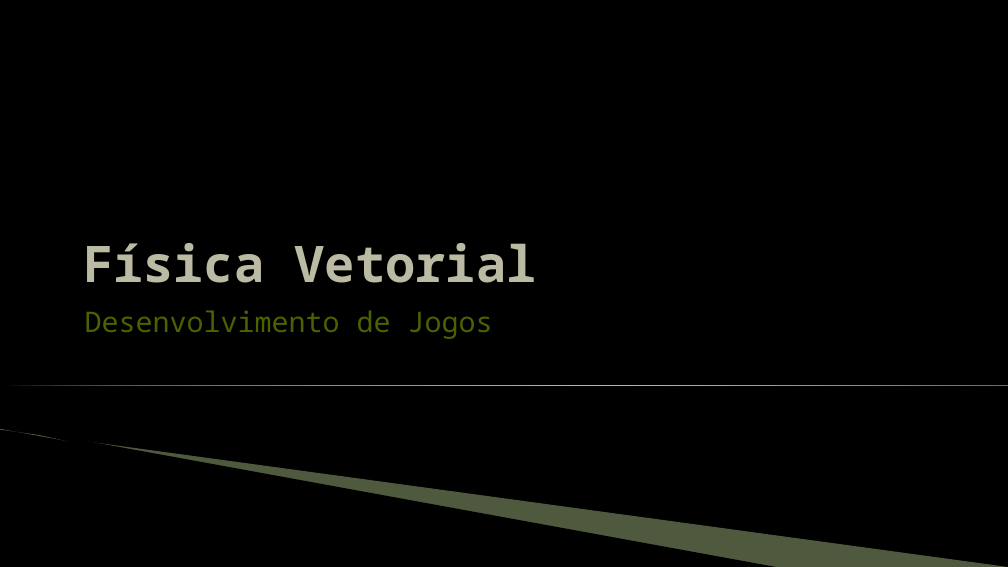
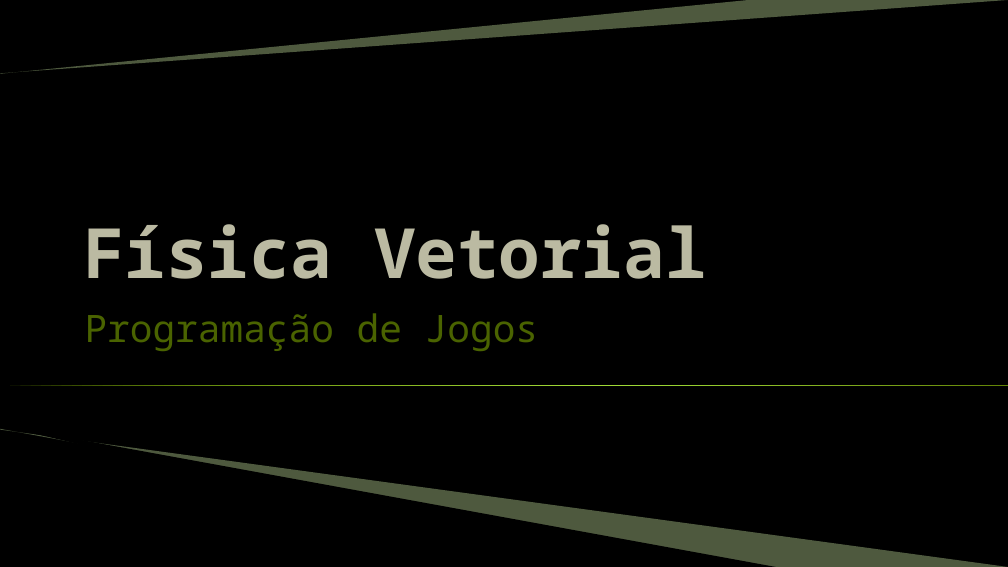
Before and after one commit to JudsonSS/Jogos, a slide deck: slide 1 of Slides/22. Física Vetorial.pptx. Drawn at 1008x567 pixels with LibreOffice and Linux fonts; fonts in the diff are those of the drawing; background and template pictures are left out. Boxes give left, top, right and bottom in pixels: in the first picture for what was removed or moved away, otherwise in the second. Text is boxed around its words. In the diff, an @@ line names an element or a change of style, - is before the commit and + after.

```diff
--- a/Slides/22. Física Vetorial.pptx
+++ b/Slides/22. Física Vetorial.pptx
@@ freeform shape added at [0,0,1008,74], fill #C3E19D at 40% opacity @@
@@ title "Física Vetorial" at [83,224,707,279]: size 48 to 66 pt @@
@@ subtitle at [85,313,538,351]: text changed; size 27 to 36 pt @@
-Desenvolvimento de Jogos
+Programação de Jogos
```
Also in this commit, not shown: 7 other slides changed.
